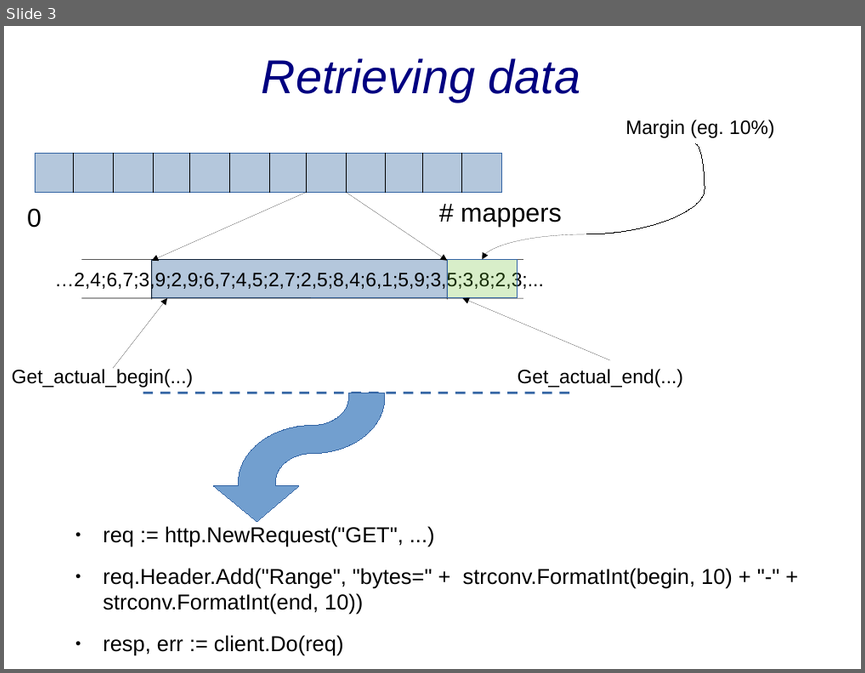
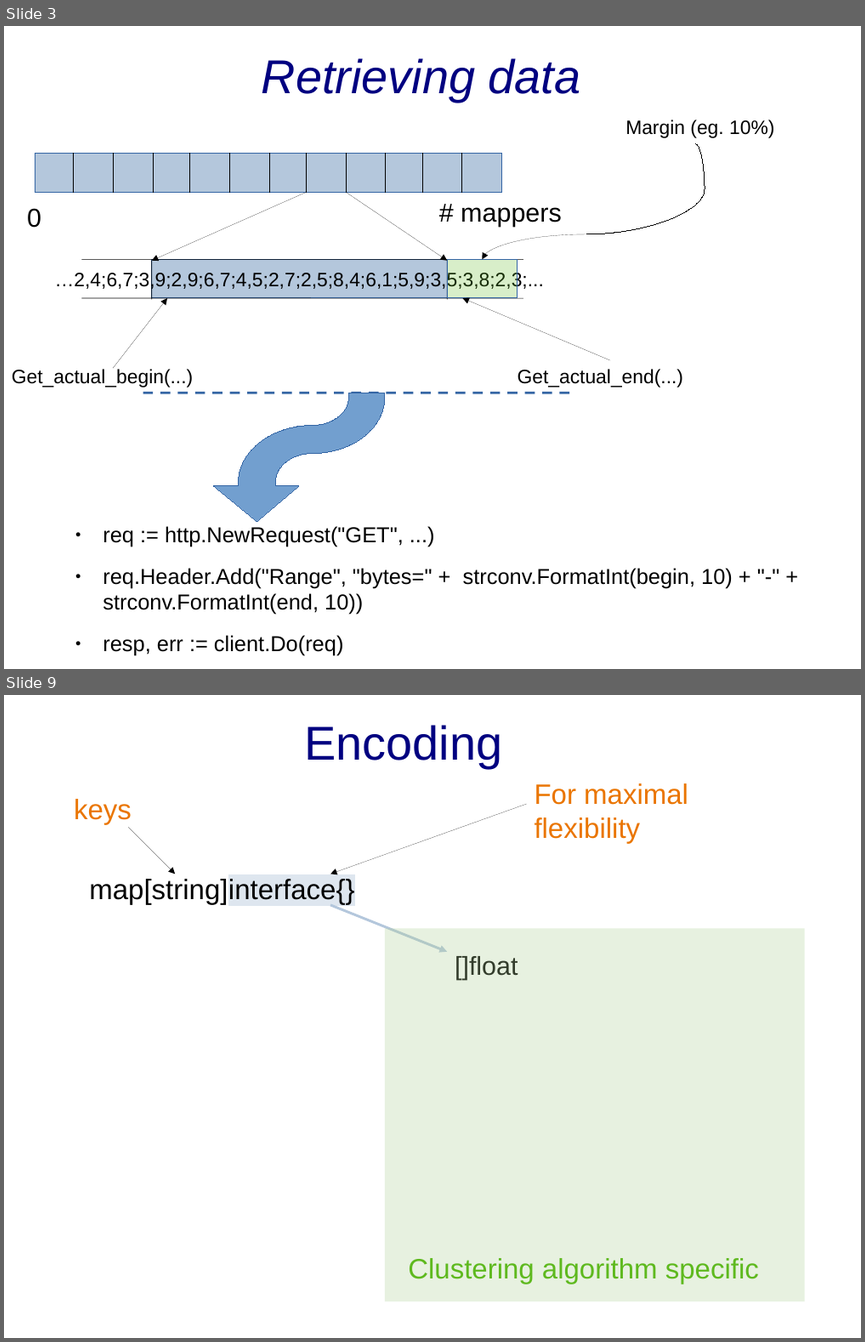
Before and after one commit to sgaragagghu/sdcc-documentazione, a slide deck: to_delete/presentazione.odp. Shown one above the other, each under a label of ours: slide 3 before the commit, slides 3 and 9 after it; the slides between them are not shown. The pictures are 865x673 and 865x1342 pixels, drawn with LibreOffice and Linux fonts; fonts in the diff are those of the drawing. Boxes give left, top, right and bottom in pixels: in the first picture for what was removed or moved away, otherwise in the second. Text is boxed around its words. In the diff, an @@ line names an element or a change of style, - is before the commit and + after.

```diff
--- a/to_delete/presentazione.odp
+++ b/to_delete/presentazione.odp
@@ slide 9 added at [4,695,861,1338], background #FFFFFF @@
@@ title added at [304,725,502,768], 44 pt, text #000080 @@
+Encoding
@@ text added at [534,783,688,844], 26 pt, text #EA7500 @@
+For maximal flexibility
@@ text added at [74,799,132,825], 26 pt, text #EA7500 @@
+keys
@@ arrow added from (527, 804) to (330, 873), #000000 0 pt @@
@@ arrow added from (128, 827) to (175, 873), #000000 0 pt @@
@@ text added at [89,879,354,905], 26 pt, text #000000 @@
+map[string]interface{}
@@ arrow added from (330, 905) to (447, 952), #B4C7DC 2.3 pt @@
@@ rectangle added at [385,928,805,1301], fill #AFD095 at 29% opacity @@
@@ text added at [454,956,517,980], 24 pt, text #000000 @@
+[]float
@@ text added at [408,1258,759,1284], 26 pt, text #5EB91E @@
+Clustering algorithm specific
```
Also in this commit, not shown: 1 slide changed, 3 other slides added, 4 slides removed.
